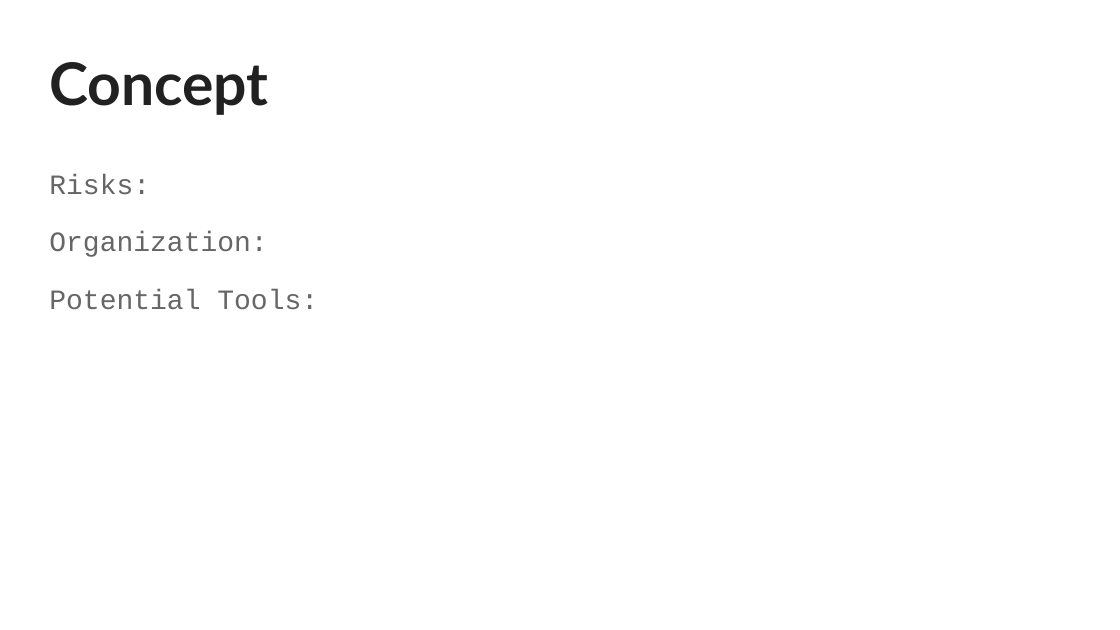
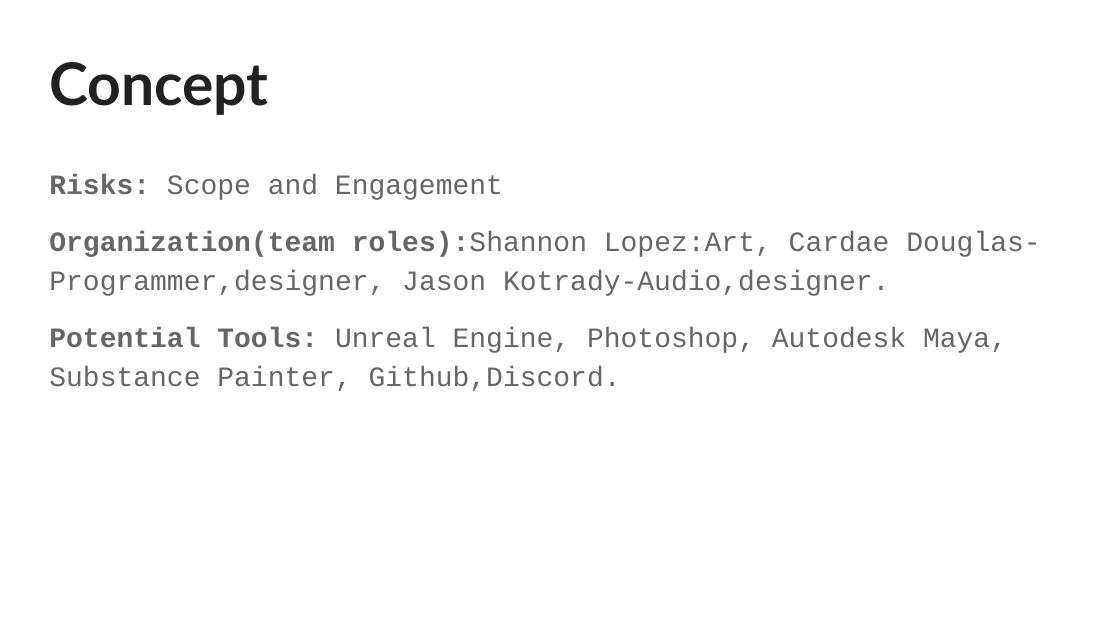
Before and after one commit to JasonKotrady/PCC, a slide deck: slide 3 of PCC Game Pitch.pptx. Drawn at 1120x630 pixels with LibreOffice and Linux fonts; fonts in the diff are those of the drawing. Boxes give left, top, right and bottom in pixels: in the first picture for what was removed or moved away, otherwise in the second. Text is boxed around its words. In the diff, an @@ line names an element or a change of style, - is before the commit and + after.

```diff
--- a/PCC Game Pitch.pptx
+++ b/PCC Game Pitch.pptx
@@ text at (x1=49, y1=174, x2=1040, y2=391): text changed @@
-Risks:
-Organization:
-Potential Tools:
+Risks: Scope and Engagement
+Organization(team roles):Shannon Lopez:Art, Cardae Douglas-Programmer,designer, Jason Kotrady-Audio,designer.
+Potential Tools: Unreal Engine, Photoshop, Autodesk Maya, Substance Painter, Github,Discord.
```
Also in this commit, not shown: 5 other slides changed, 1 slide added, 1 slide removed.
